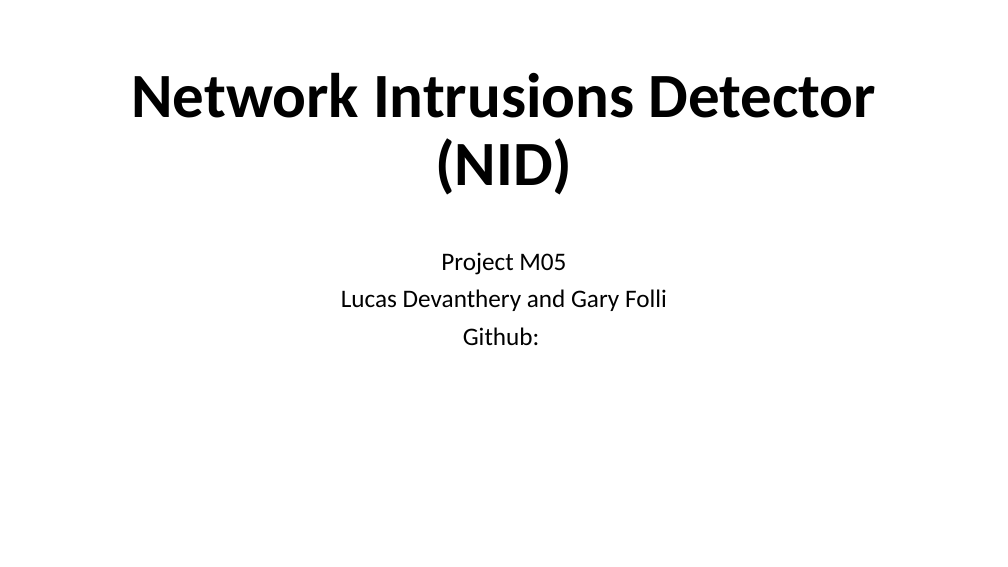
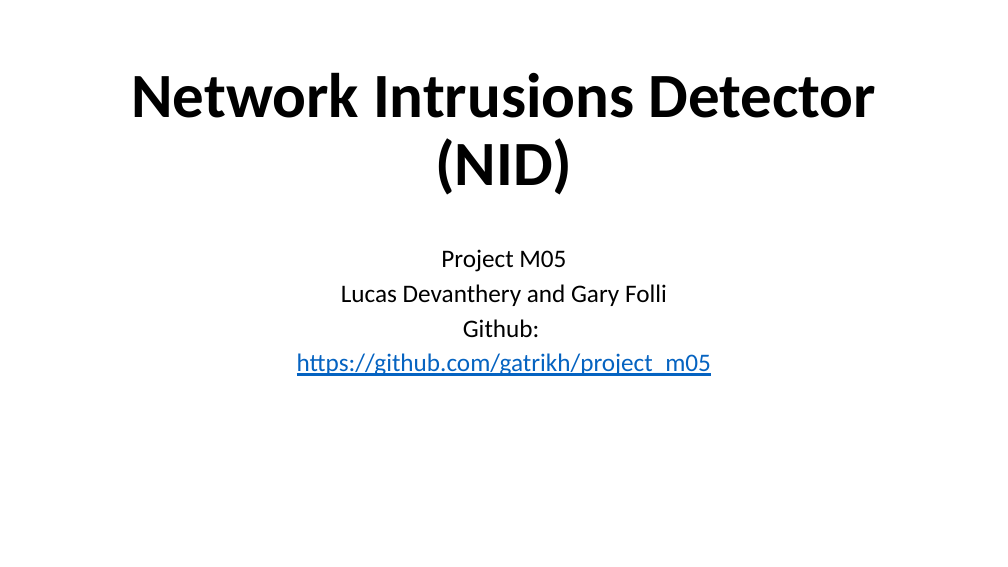
Before and after one commit to gatrikh/project_m05, a slide deck: slide 1 of docs/Presentation.pptx. Drawn at 1008x567 pixels with LibreOffice and Linux fonts; fonts in the diff are those of the drawing. Boxes give left, top, right and bottom in pixels: in the first picture for what was removed or moved away, otherwise in the second. Text is boxed around its words. In the diff, an @@ line names an element or a change of style, - is before the commit and + after.

```diff
--- a/docs/Presentation.pptx
+++ b/docs/Presentation.pptx
@@ subtitle at box(341, 249, 667, 338): line spacing 0.9 to 0.8 @@
@@ subtitle at box(297, 353, 711, 376): paragraph added @@
+https://github.com/gatrikh/project_m05
```
Also in this commit, not shown: 3 other slides changed, 2 slides added, 2 slides removed, 2 other files.
